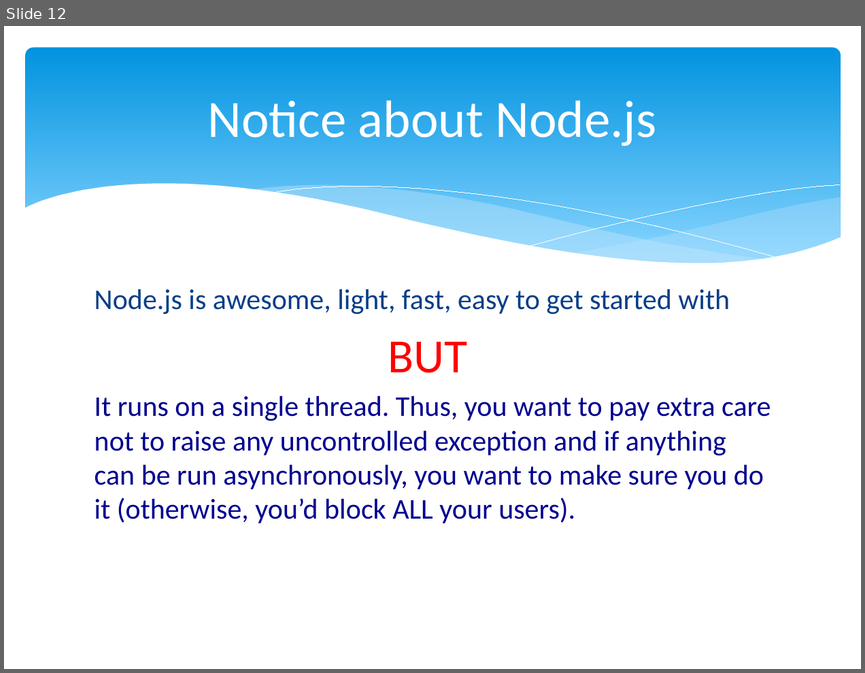
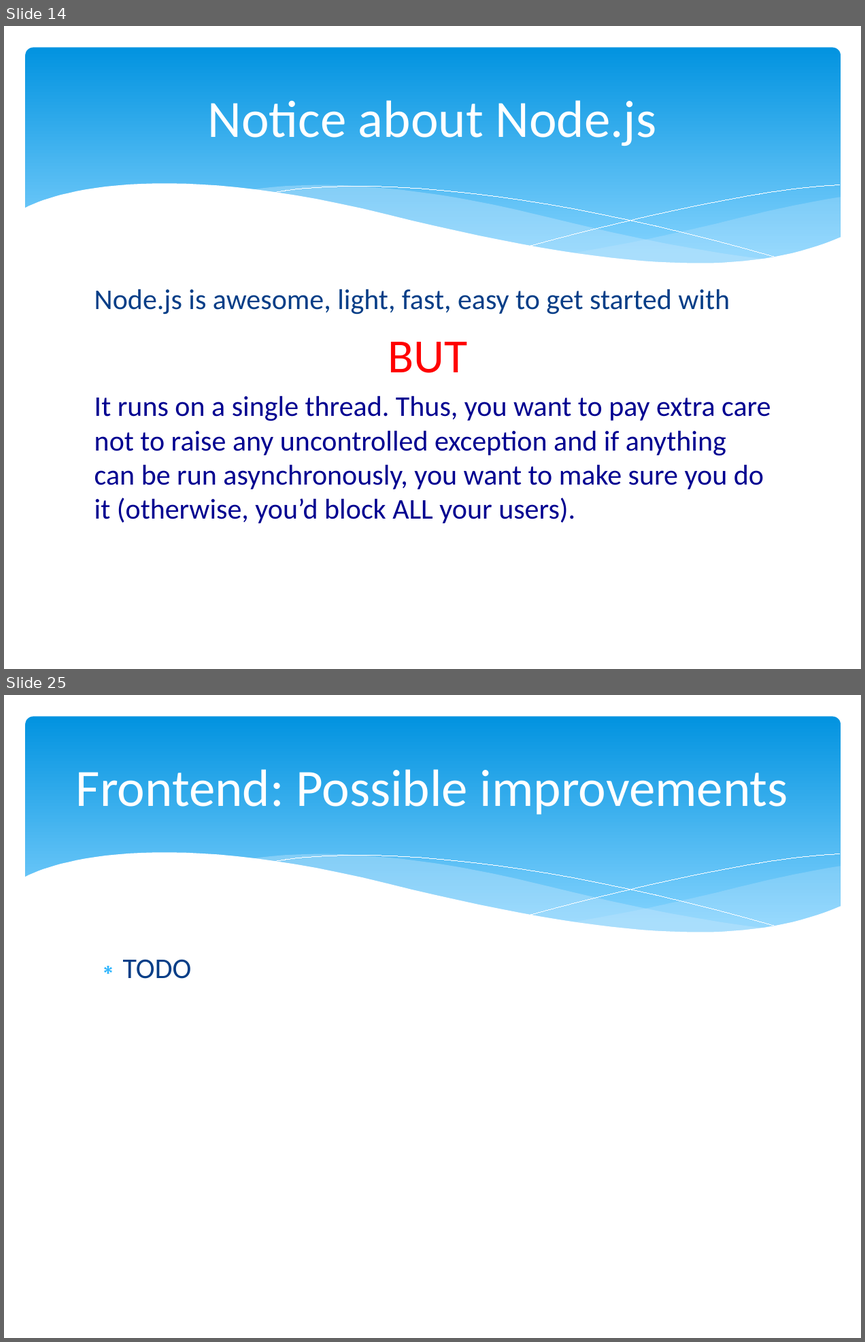
Before and after one commit to xgillard/web_alloy, a slide deck: documentation/GettingStarted.pptx. Shown one above the other, each under a label of ours: slide 12 before the commit, slides 14 and 25 after it; the slides between them are not shown. The pictures are 865x673 and 865x1342 pixels, drawn with LibreOffice and Linux fonts; fonts in the diff are those of the drawing. Boxes give left, top, right and bottom in pixels: in the first picture for what was removed or moved away, otherwise in the second. Text is boxed around its words. In the diff, an @@ line names an element or a change of style, - is before the commit and + after.

```diff
--- a/documentation/GettingStarted.pptx
+++ b/documentation/GettingStarted.pptx
@@ slide 25 added at <box>4,695,861,1338</box>, background #FFFFFF; not listed: 6 template elements that a slide beside it also shows @@
@@ title added at <box>76,769,788,815</box>, 44 pt, text #FFFFFF @@
+Frontend: Possible improvements
@@ text added at <box>123,959,192,979</box>, 24 pt, text #073E87 @@
+∗ TODO
@@ what was slide 12 is now slide 14 @@
```
Also in this commit, not shown: 3 slides changed, 12 other slides added.
